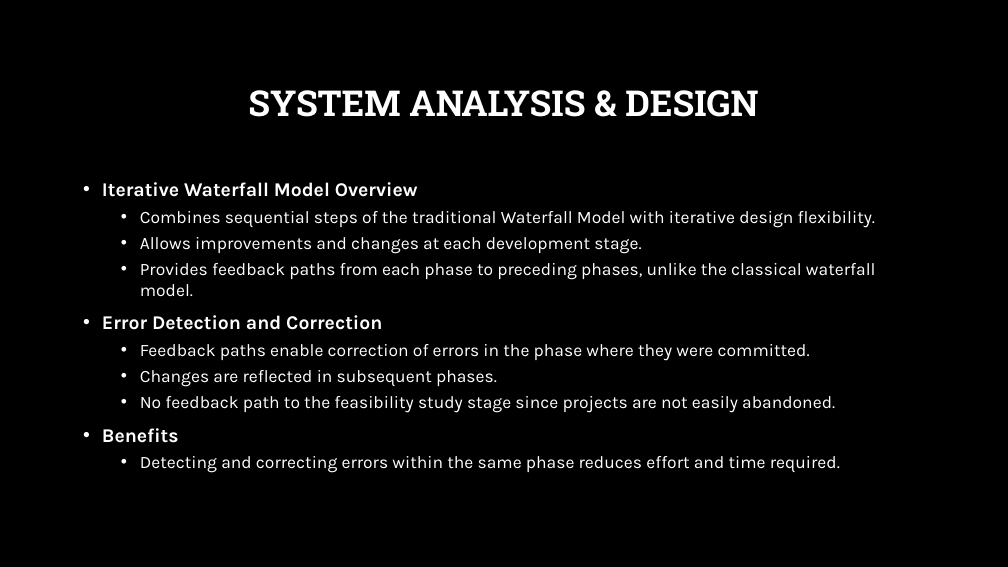
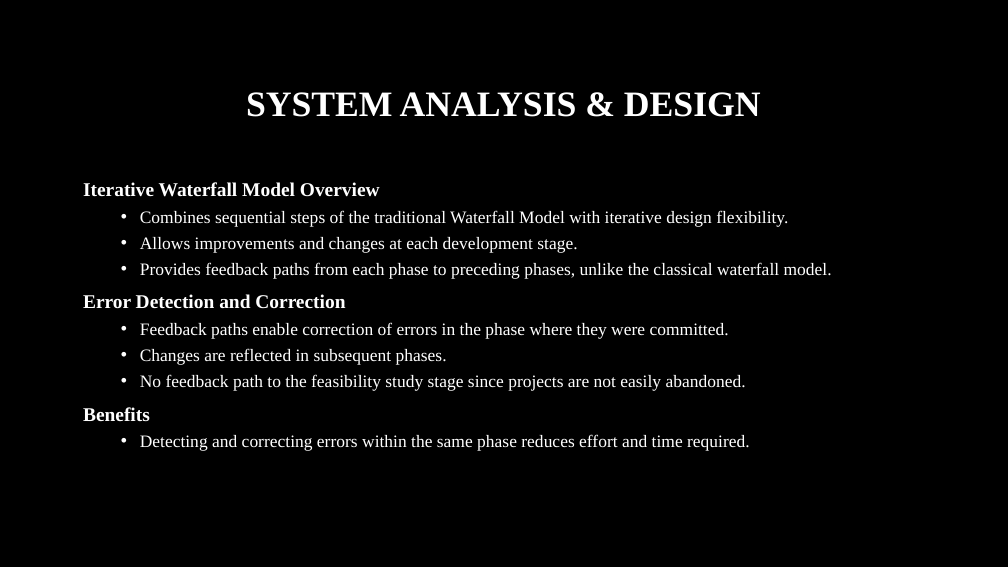
Before and after one commit to Dibya-Bharat/Major_project, a slide deck: slide 6 of Report/Tourism Recommendation Application.pptx. Drawn at 1008x567 pixels with LibreOffice and Linux fonts; fonts in the diff are those of the drawing; background and template pictures are left out. Boxes give left, top, right and bottom in pixels: in the first picture for what was removed or moved away, otherwise in the second. Text is boxed around its words. In the diff, an @@ line names an element or a change of style, - is before the commit and + after.

```diff
--- a/Report/Tourism Recommendation Application.pptx
+++ b/Report/Tourism Recommendation Application.pptx
@@ title "SYSTEM ANALYSIS & DESIGN" at [246, 92, 761, 117]: font Roboto Slab to Times New Roman @@
@@ text "Iterative Waterfall Model Overview" at [83, 182, 832, 451]: font Karla to Times New Roman; bullet • to none @@
```
Also in this commit, not shown: 11 other slides changed, 3 slides added, 3 slides removed.
